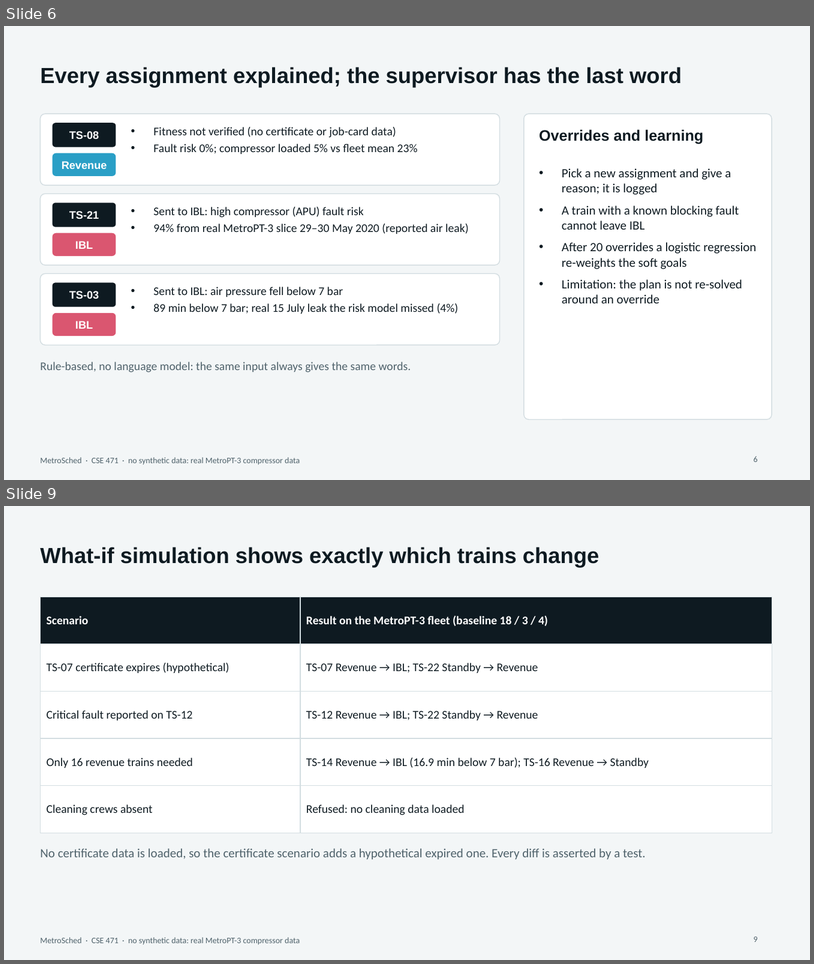
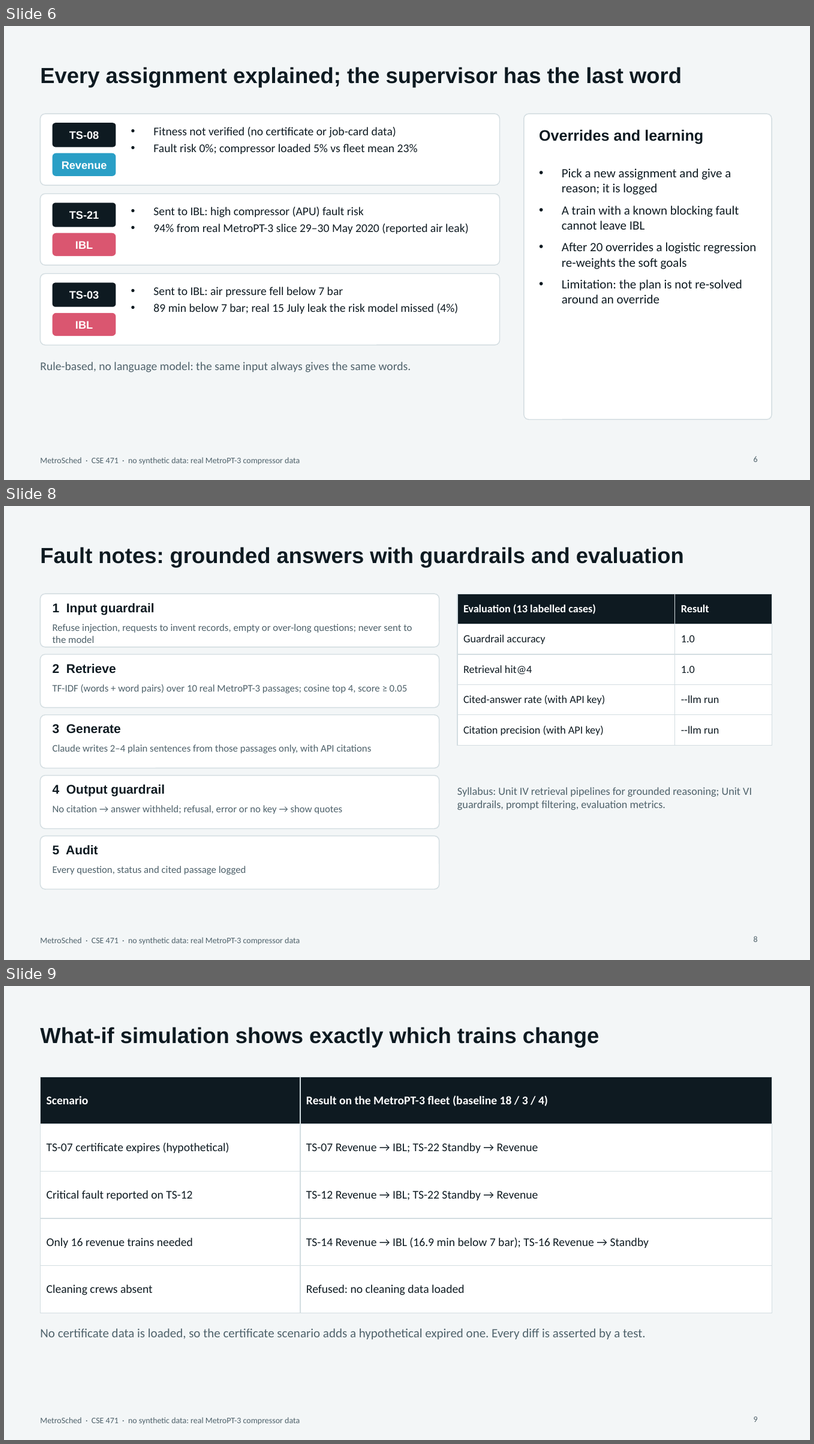
Before and after one commit to AyushDas4890/metrosched, a slide deck: presentation/MetroSched.pptx. Shown one above the other, each under a label of ours: slides 6 and 9 before the commit, slides 6, 8 and 9 after it; the slides between them are not shown. The pictures are 814x964 and 814x1444 pixels, drawn with LibreOffice and Linux fonts; fonts in the diff are those of the drawing. Boxes give left, top, right and bottom in pixels: in the first picture for what was removed or moved away, otherwise in the second. Text is boxed around its words. In the diff, an @@ line names an element or a change of style, - is before the commit and + after.

```diff
--- a/presentation/MetroSched.pptx
+++ b/presentation/MetroSched.pptx
@@ slide 8 added at [4, 506, 810, 960], background #F3F6F7; not listed: 1 template element that a slide beside it also shows @@
@@ title added at [40, 547, 684, 567], 26 pt, text #0E1A21, bold @@
+Fault notes: grounded answers with guardrails and evaluation
@@ rounded rectangle added at [40, 594, 440, 647], fill #FFFFFF, outline #D3DDE1 1 pt @@
@@ table added at [458, 594, 772, 738], 5 rows, 2 columns @@
+Evaluation (13 labelled cases) | Result
+Guardrail accuracy | 1.0
+Retrieval hit@4 | 1.0
+Cited-answer rate (with API key) | --llm run
+Citation precision (with API key) | --llm run
@@ text added at [53, 603, 155, 615], 15 pt, text #0E1A21, bold @@
+1 Input guardrail
@@ text added at [53, 624, 412, 643], 12 pt, text #4F626B @@
+Refuse injection, requests to invent records, empty or over-long questions; never sent to the model
@@ rounded rectangle added at [40, 654, 440, 708], fill #FFFFFF, outline #D3DDE1 1 pt @@
@@ text added at [53, 663, 116, 673], 15 pt, text #0E1A21, bold @@
+2 Retrieve
@@ text added at [53, 684, 408, 693], 12 pt, text #4F626B @@
+TF-IDF (words + word pairs) over 10 real MetroPT-3 passages; cosine top 4, score ≥ 0.05
@@ rounded rectangle added at [40, 715, 440, 768], fill #FFFFFF, outline #D3DDE1 1 pt @@
@@ text added at [53, 724, 121, 733], 15 pt, text #0E1A21, bold @@
+3 Generate
@@ text added at [53, 744, 372, 753], 12 pt, text #4F626B @@
+Claude writes 2–4 plain sentences from those passages only, with API citations
@@ rounded rectangle added at [40, 775, 440, 828], fill #FFFFFF, outline #D3DDE1 1 pt @@
@@ text added at [53, 784, 165, 796], 15 pt, text #0E1A21, bold @@
+4 Output guardrail
@@ text added at [458, 787, 752, 810], 13 pt, text #4F626B @@
+Syllabus: Unit IV retrieval pipelines for grounded reasoning; Unit VI guardrails, prompt filtering, evaluation metrics.
@@ text added at [53, 805, 342, 814], 12 pt, text #4F626B @@
+No citation → answer withheld; refusal, error or no key → show quotes
@@ rounded rectangle added at [40, 835, 440, 889], fill #FFFFFF, outline #D3DDE1 1 pt @@
@@ text added at [53, 844, 98, 855], 15 pt, text #0E1A21, bold @@
+5 Audit
@@ text added at [53, 865, 246, 874], 12 pt, text #4F626B @@
+Every question, status and cited passage logged
@@ page number added at [754, 936, 758, 942], 10 pt, text #4F626B @@
+8
```
Also in this commit, not shown: 3 slides changed, 1 slide removed, 37 other files.
